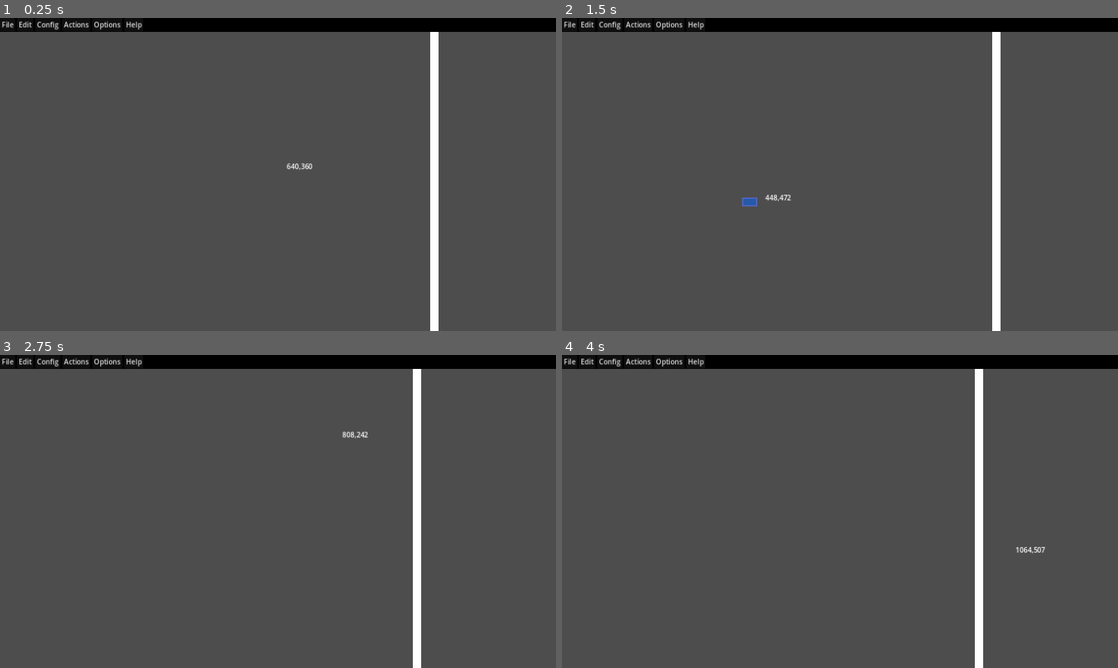
Above: before the commit, frames 1-4 (two rows, left to right).
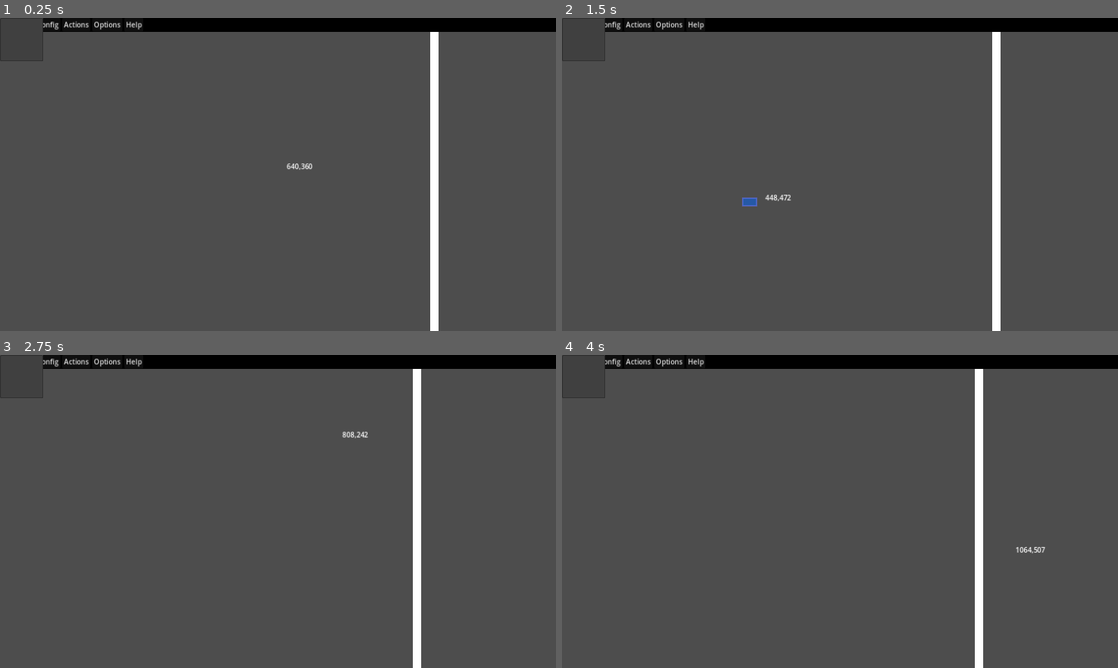
Above: after the commit, the same moments.

Repository: ryanabx/tabletop-engine
Game: Godot game, scene res://src/scenes/screens/tabletop.tscn
Two runs of this game, one before a commit and one after it. Both use one fixed random seed, a clock stepped at 60 frames per second and the inputs below. The engine's default icon, where the game draws it, is replaced by a stand-in: a white triangle on a blue panel in a dark square.
Inputs (mouse positions are in pixels of both pictures, inside the frame that each line leads up to):
- Up to frame 1 (0.25 s): no input
- Up to frame 2 (1.5 s): tap Enter (end_group_select) at 0.5 s; move the mouse to (962, 158) at 0.52 s; hold Enter (end_group_select) 0.53-1.25 s; tap S (camera_down) at 0.6 s; click (962, 158) at 0.67 s; tap Space at 1.25 s; drag from (728, 190) to (812, 237) at 1.27 s
- Up to frame 3 (2.75 s): move the mouse to (333, 442) at 2.02 s; hold Enter (end_group_select) from 2.03 s (still down); tap D (camera_right) at 2.1 s; click (333, 442) at 2.17 s
- Up to frame 4 (4 s): release Enter (end_group_select) at 2.75 s; drag from (812, 574) to (673, 464) at 2.77 s; move the mouse to (1006, 558) at 3.52 s; tap Middle mouse button (free_cam) at 3.6 s; click (1006, 558) at 3.67 s

The runs differ from the first frame. In frame 1, 0.4% of the frame differs, in the area x 0-8%, y 0-14%; in frame 2, 0.4%; in frame 3, 0.4%; in frame 4, 0.4%.
Error in both runs: Invalid access to property or key 'name' on a base object of type 'Dictionary'. (res://src/scripts/screens/tabletop.gd:73)

Commit message:
WIP: Creating new signal manager

Diff:
--- a/project.godot
+++ b/project.godot
@@ -19,6 +19,7 @@
 
 Utils="*res://src/scripts/singletons/utils.gd"
 Globals="*res://src/scripts/singletons/globals.gd"
+SignalManager="*res://src/scripts/singletons/signal_manager.gd"
 
 [display]
 
--- a/src/scenes/screens/tabletop.tscn
+++ b/src/scenes/screens/tabletop.tscn
@@ -1,9 +1,10 @@
-[gd_scene load_steps=6 format=3 uid="uid://bd0t8uq0xv6wr"]
+[gd_scene load_steps=7 format=3 uid="uid://bd0t8uq0xv6wr"]
 
 [ext_resource type="Script" path="res://src/scripts/screens/tabletop.gd" id="1_cv5do"]
 [ext_resource type="Script" path="res://src/scripts/game_objects/game_board.gd" id="2_lhyvx"]
 [ext_resource type="Script" path="res://src/scripts/screens/highlights.gd" id="3_ofc5r"]
 [ext_resource type="PackedScene" uid="uid://ma7a666pl2us" path="res://src/scenes/ui/user_interface.tscn" id="4_7raef"]
+[ext_resource type="PackedScene" uid="uid://3uwharyjlmsp" path="res://src/scenes/ui/right_click_menu.tscn" id="5_4v42b"]
 [ext_resource type="Script" path="res://src/scripts/screens/camera_controller.gd" id="5_rko6e"]
 
 [node name="Tabletop" type="Node"]
@@ -26,6 +27,8 @@
 [node name="UserInterface" parent="UiLayer" instance=ExtResource("4_7raef")]
 mouse_filter = 2
 
+[node name="RightClickMenu" parent="UiLayer/UserInterface" instance=ExtResource("5_4v42b")]
+
 [node name="CameraController" type="Node2D" parent="."]
 script = ExtResource("5_rko6e")
 
--- a/src/scenes/ui/right_click_menu.tscn
+++ b/src/scenes/ui/right_click_menu.tscn
@@ -2,10 +2,6 @@
 
 [ext_resource type="Script" path="res://src/scripts/ui/right_click_menu.gd" id="1_ncvbs"]
 
-[node name="RightClickMenu" type="Control"]
-layout_mode = 3
-anchors_preset = 0
-offset_right = 1280.0
+[node name="RightClickMenu" type="PopupMenu"]
+visible = true
 script = ExtResource("1_ncvbs")
-
-[node name="PopupMenu" type="PopupMenu" parent="."]
--- /dev/null
+++ b/src/scripts/singletons/signal_manager.gd
@@ -0,0 +1,11 @@
+extends Node
+
+# Right click menu creation
+signal game_menu_create(type: RightClickMenu.TYPE, objects: Array)
+
+# Right click menu commands
+signal move_items_to_front(objects: Array)
+signal move_items_to_back(objects: Array)
+signal shuffle_items(objects: Array)
+signal flip_items(objects: Array)
+signal convert_to_stack(objects: Array)
--- a/src/scripts/ui/right_click_menu.gd
+++ b/src/scripts/ui/right_click_menu.gd
@@ -1,74 +1,78 @@
 class_name RightClickMenu
-extends Control
+extends PopupMenu
 
 enum TYPE {NONE,GAME_OBJECT,OBJECT_GROUP,COLLECTION}
 
-var type: TYPE = TYPE.NONE
 var item: GameItem = null
 var object_group: Array = []
 var board: GameBoard = null
 
-@onready var popupmenu: PopupMenu = $PopupMenu
-
-static var menu_scene = load("res://src/scenes/ui/right_click_menu.tscn")
-
 static func from_collection(collection: GameCollection, brd: GameBoard) -> RightClickMenu:
-	var rclick_menu = RightClickMenu.menu_scene.instantiate()
+	var rclick_menu = RightClickMenu.new()
 	rclick_menu.type = TYPE.COLLECTION
 	rclick_menu.item = collection
 	rclick_menu.board = brd
 	return rclick_menu
 
 static func from_game_object(object: GameObject, brd: GameBoard) -> RightClickMenu:
-	var rclick_menu = RightClickMenu.menu_scene.instantiate()
+	var rclick_menu = RightClickMenu.new()
 	rclick_menu.type = TYPE.GAME_OBJECT
 	rclick_menu.item = object
 	rclick_menu.board = brd
 	return rclick_menu
 
 static func from_object_group(objects: Array, brd: GameBoard) -> RightClickMenu:
-	var rclick_menu = RightClickMenu.menu_scene.instantiate()
+	var rclick_menu = RightClickMenu.new()
 	rclick_menu.type = TYPE.OBJECT_GROUP
 	rclick_menu.object_group = objects
 	rclick_menu.board = brd
 	return rclick_menu
 
 func _ready() -> void:
+	SignalManager.game_menu_create.connect(_on_menu_created)
+
+func _on_menu_created(type: RightClickMenu.TYPE, objects: Array):
 	match type:
 		TYPE.GAME_OBJECT:
+			item = objects[0]
+			object_group = []
 			init_game_object_menu()
 		TYPE.COLLECTION:
+			item = objects[0]
+			object_group = []
 			init_collection_menu()
 		TYPE.OBJECT_GROUP:
+			item = null
+			object_group = objects
 			init_object_group_menu()
 		_:
 			print("None")
 
 func init_game_object_menu() -> void:
-	popupmenu.add_item("Flip object")
-	popupmenu.add_item("Go to front")
-	popupmenu.add_item("Send to back")
-	popupmenu.position = position
-	popupmenu.index_pressed.connect(_on_clicked_from_object)
-	popupmenu.popup()
+	add_item("Flip object")
+	add_item("Go to front")
+	add_item("Send to back")
+	position = get_viewport().get_mouse_position()
+	index_pressed.connect(_on_clicked_from_object)
+	popup()
 
 func init_collection_menu():
-	popupmenu.add_item("Shuffle collection")
-	popupmenu.add_item("Flip collection")
-	popupmenu.add_item("Go to front")
-	popupmenu.add_item("Send to back")
-	popupmenu.position = position
-	popupmenu.index_pressed.connect(_on_clicked_from_collection)
-	popupmenu.popup()
+	add_item("Shuffle collection")
+	add_item("Flip collection")
+	add_item("Go to front")
+	add_item("Send to back")
+	position = get_viewport().get_mouse_position()
+	index_pressed.connect(_on_clicked_from_collection)
+	popup()
 
 func init_object_group_menu():
-	popupmenu.add_item("Convert to stack")
-	popupmenu.add_item("Flip selection")
-	popupmenu.add_item("Go to front")
-	popupmenu.add_item("Send to back")
-	popupmenu.position = position
-	popupmenu.index_pressed.connect(_on_clicked_from_object_group)
-	popupmenu.popup()
+	add_item("Convert to stack")
+	add_item("Flip selection")
+	add_item("Go to front")
+	add_item("Send to back")
+	position = get_viewport().get_mouse_position()
+	index_pressed.connect(_on_clicked_from_object_group)
+	popup()
 
 # RIGHT CLICK MENU FUNCIONALITIES
 
--- a/src/shaders/outline2d.gdshader
+++ /dev/null
@@ -1,62 +0,0 @@
-shader_type canvas_item;
-
-uniform vec4 color : source_color = vec4(1.0);
-uniform float width : hint_range(0, 10) = 1.0;
-uniform int pattern : hint_range(0, 2) = 0; // diamond, circle, square
-uniform bool inside = false;
-uniform bool add_margins = true; // only useful when inside is false
-
-void vertex() {
-	if (add_margins) {
-		VERTEX += (UV * 2.0 - 1.0) * width;
-	}
-}
-
-bool hasContraryNeighbour(vec2 uv, vec2 texture_pixel_size, sampler2D texture) {
-	for (float i = -ceil(width); i <= ceil(width); i++) {
-		float x = abs(i) > width ? width * sign(i) : i;
-		float offset;
-
-		if (pattern == 0) {
-			offset = width - abs(x);
-		} else if (pattern == 1) {
-			offset = floor(sqrt(pow(width + 0.5, 2) - x * x));
-		} else if (pattern == 2) {
-			offset = width;
-		}
-
-		for (float j = -ceil(offset); j <= ceil(offset); j++) {
-			float y = abs(j) > offset ? offset * sign(j) : j;
-			vec2 xy = uv + texture_pixel_size * vec2(x, y);
-
-			if ((xy != clamp(xy, vec2(0.0), vec2(1.0)) || texture(texture, xy).a == 0.0) == inside) {
-				return true;
-			}
-		}
-	}
-
-	return false;
-}
-
-void fragment() {
-	vec2 uv = UV;
-
-	if (add_margins) {
-		vec2 texture_pixel_size = vec2(1.0) / (vec2(1.0) / TEXTURE_PIXEL_SIZE + vec2(width * 2.0));
-
-		uv = (uv - texture_pixel_size * width) * TEXTURE_PIXEL_SIZE / texture_pixel_size;
-
-		if (uv != clamp(uv, vec2(0.0), vec2(1.0))) {
-			COLOR.a = 0.0;
-		} else {
-			COLOR = texture(TEXTURE, uv);
-		}
-	} else {
-		COLOR = texture(TEXTURE, uv);
-	}
-
-	if ((COLOR.a > 0.0) == inside && hasContraryNeighbour(uv, TEXTURE_PIXEL_SIZE, TEXTURE)) {
-		COLOR.rgb = inside ? mix(COLOR.rgb, color.rgb, color.a) : color.rgb;
-		COLOR.a += (1.0 - COLOR.a) * color.a;
-	}
-}
